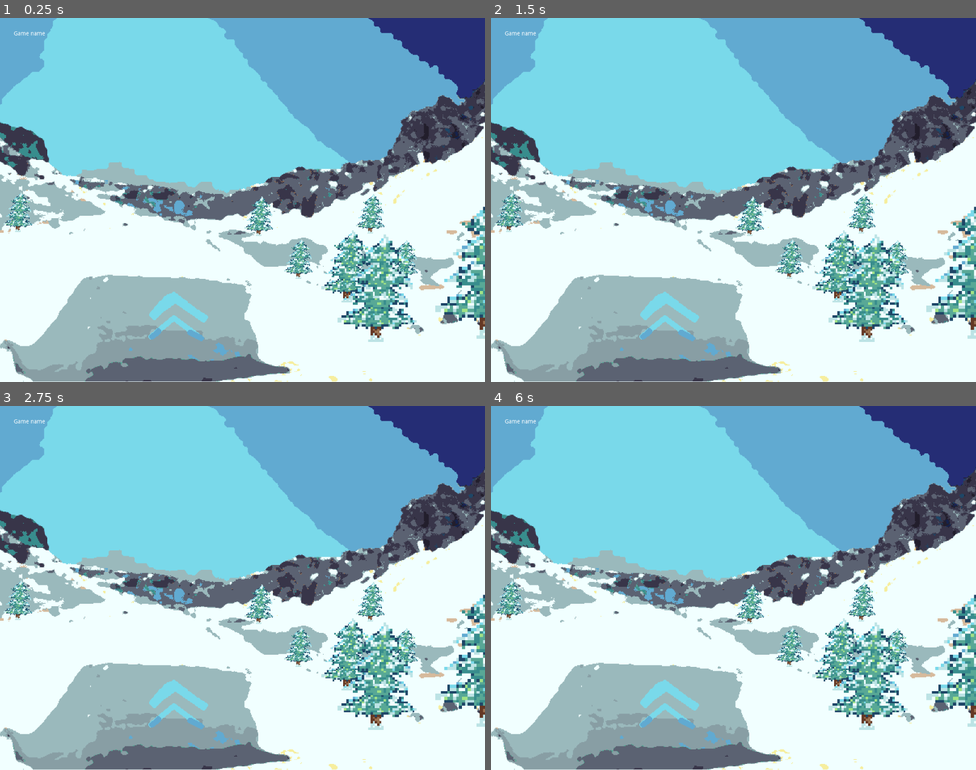
Above: before the commit, frames 1-4 (two rows, left to right).
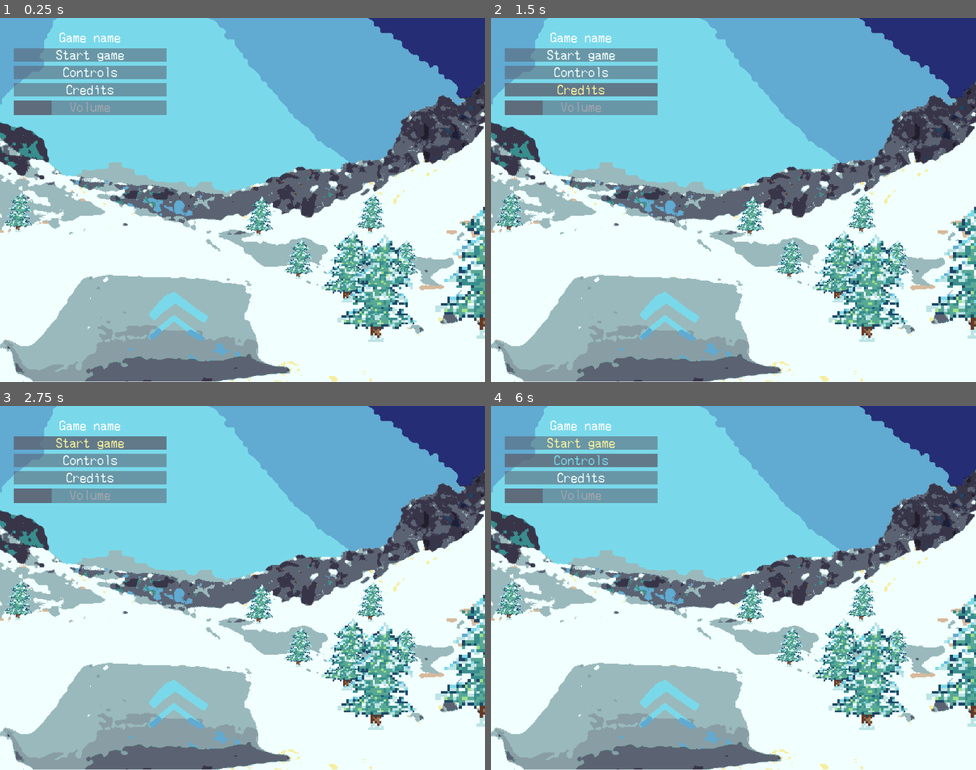
Above: after the commit, the same moments.

Repository: jiisloth/CirnoGoesSkiing
Game: Godot game, scene res://scenes/Main.tscn
Two runs of this game, one before a commit and one after it. Both use one fixed random seed, a clock stepped at 60 frames per second and the inputs below. This scene is started directly instead of the project's main scene.
Inputs (mouse positions are in pixels of both pictures, inside the frame that each line leads up to):
- Up to frame 1 (0.25 s): no input
- Up to frame 2 (1.5 s): click (583, 72) at 0.5 s, where only the run after the commit has a clickable "Controls"; click (583, 90) at 1.25 s, where only the run after the commit has a clickable "Credits"
- Up to frame 3 (2.75 s): click (92, 442) at 2 s, where only the run after the commit has a clickable "Start game"
- Up to frame 4 (6 s): click (583, 442) at 2.75 s, where only the run after the commit has a clickable "Start game"; tap Enter at 3.5, 5 s; hold Right (right) 3.53-4.28 s; hold X (indy) 3.53-4.28 s; tap Space (jump) at 3.77, 4.25, 4.52, 5.75 s; hold Left (left) 4.28-5.03 s; tap Z (melon) at 4.35 s; hold Right (right) 5.03-5.78 s; hold C (nose) 5.03-5.78 s; hold Up (up) from 5.78 s (still down); tap Down (stop) at 5.85 s

The runs differ from the first frame. In frame 1, 4.9% of the frame differs, in the area x 2-35%, y 3-27%; in frame 2, 5.0%; in frame 3, 4.9%; in frame 4, 4.9%.

Commit message:
Added laser

Diff:
--- /dev/null
+++ b/Game/scenes/Laser.gd
@@ -0,0 +1,49 @@
+extends Area2D
+
+
+var delta_time = 0
+var llen = 10
+var duration = 3
+var damage = 3
+var graze = true
+var offset = 100
+var rotatespeed = 0
+var shutdown = false
+
+func _ready():
+    $Timer.start(duration)
+    $Sprites.position.x = offset
+
+func _process(delta):
+    $Sprites.position = Vector2.UP.rotated(-rotation)*20 + Vector2(offset,0)
+    delta_time += delta
+    rotation += delta*rotatespeed
+    $Sprites/Laser.region_rect.position.x = -int(delta_time*500)%24
+    if not shutdown and llen < 2400:
+        llen += delta * 60 * 30
+        $Sprites/Laser.region_rect.size.x = int(llen)/3.0
+        $Sprites/Laser.position.x = int(llen)/2/3.0
+        $CollisionShape2D.shape.extents.x = int(llen)/2
+        $CollisionShape2D.position.x = offset + int(llen)/2
+    if shutdown:
+        if llen > 50:
+            llen -= delta * 60 * 30
+            $Sprites/Laser.region_rect.size.x = int(llen)/3.0
+            $Sprites/Laser.position.x = 2400/3.0 - int(llen)/2/3.0
+            $CollisionShape2D.shape.extents.x = int(llen)/2
+            $CollisionShape2D.position.x = offset + 2400 - int(llen)/2
+        else:
+            queue_free()
+
+
+
+func _on_Timer_timeout():
+    $Sprites/Sprite.hide()
+    shutdown = true
+
+
+func _on_Laser_body_entered(body):
+    if body.name == "Player":
+        if body.height < 20:
+            graze = false
+            body.hit(damage, 0)
--- /dev/null
+++ b/Game/scenes/Laser.tscn
@@ -0,0 +1,39 @@
+[gd_scene load_steps=5 format=2]
+
+[ext_resource path="res://img/pixelart/laserstart.png" type="Texture" id=1]
+[ext_resource path="res://img/pixelart/Laser.png" type="Texture" id=2]
+[ext_resource path="res://scenes/Laser.gd" type="Script" id=3]
+
+[sub_resource type="RectangleShape2D" id=1]
+resource_local_to_scene = true
+extents = Vector2( 5, 2 )
+
+[node name="Laser" type="Area2D"]
+position = Vector2( 161, 119 )
+script = ExtResource( 3 )
+__meta__ = {
+"_edit_group_": true
+}
+
+[node name="CollisionShape2D" type="CollisionShape2D" parent="."]
+position = Vector2( 5, 0 )
+shape = SubResource( 1 )
+
+[node name="Sprites" type="Node2D" parent="."]
+position = Vector2( 0, -10 )
+scale = Vector2( 3, 3 )
+
+[node name="Laser" type="Sprite" parent="Sprites"]
+position = Vector2( 5, 0 )
+texture = ExtResource( 2 )
+region_enabled = true
+region_rect = Rect2( 0, 0, 10, 13 )
+
+[node name="Sprite" type="Sprite" parent="Sprites"]
+texture = ExtResource( 1 )
+
+[node name="Timer" type="Timer" parent="."]
+one_shot = true
+
+[connection signal="body_entered" from="." to="." method="_on_Laser_body_entered"]
+[connection signal="timeout" from="Timer" to="." method="_on_Timer_timeout"]
--- a/Game/scenes/Main.tscn
+++ b/Game/scenes/Main.tscn
@@ -1,25 +1,108 @@
-[gd_scene load_steps=2 format=2]
+[gd_scene load_steps=13 format=2]
 
 [ext_resource path="res://img/pixelart/bg.png" type="Texture" id=1]
+[ext_resource path="res://misc/Merchant Copy.ttf" type="DynamicFontData" id=2]
+
+[sub_resource type="StyleBoxFlat" id=1]
+bg_color = Color( 0.360784, 0.388235, 0.45098, 0.568627 )
+
+[sub_resource type="ImageTexture" id=2]
+
+[sub_resource type="ImageTexture" id=3]
+
+[sub_resource type="ImageTexture" id=4]
+
+[sub_resource type="ImageTexture" id=5]
+
+[sub_resource type="StyleBoxFlat" id=6]
+bg_color = Color( 0.360784, 0.388235, 0.45098, 0.815686 )
+border_color = Color( 0.8, 0.8, 0.8, 0 )
+expand_margin_bottom = 36.0
+
+[sub_resource type="StyleBoxFlat" id=7]
+bg_color = Color( 0.968627, 0.937255, 0.623529, 0.533333 )
+border_color = Color( 0.8, 0.8, 0.8, 0 )
+expand_margin_bottom = 36.0
+
+[sub_resource type="StyleBoxFlat" id=8]
+bg_color = Color( 0.360784, 0.388235, 0.45098, 0.568627 )
+border_color = Color( 0.8, 0.8, 0.8, 0 )
+expand_margin_bottom = 36.0
+
+[sub_resource type="DynamicFont" id=9]
+size = 48
+font_data = ExtResource( 2 )
+
+[sub_resource type="Theme" id=10]
+default_font = SubResource( 9 )
+Button/colors/font_color = Color( 0.94902, 1, 1, 1 )
+Button/colors/font_color_focus = Color( 0.478431, 0.854902, 0.921569, 1 )
+Button/colors/font_color_hover = Color( 0.968627, 0.937255, 0.623529, 1 )
+Button/colors/font_color_pressed = Color( 0.478431, 0.854902, 0.921569, 1 )
+Button/styles/disabled = SubResource( 1 )
+Button/styles/focus = SubResource( 1 )
+Button/styles/hover = SubResource( 1 )
+Button/styles/normal = SubResource( 1 )
+Button/styles/pressed = SubResource( 1 )
+HSlider/icons/grabber = SubResource( 2 )
+HSlider/icons/grabber_disabled = SubResource( 3 )
+HSlider/icons/grabber_highlight = SubResource( 4 )
+HSlider/icons/tick = SubResource( 5 )
+HSlider/styles/grabber_area = SubResource( 6 )
+HSlider/styles/grabber_area_highlight = SubResource( 7 )
+HSlider/styles/slider = SubResource( 8 )
+VBoxContainer/constants/separation = 10
 
 [node name="Main" type="CanvasLayer"]
 
 [node name="Menu" type="Control" parent="."]
 anchor_right = 1.0
 anchor_bottom = 1.0
+theme = SubResource( 10 )
 
 [node name="Bg" type="Sprite" parent="Menu"]
 position = Vector2( 709, 444 )
 scale = Vector2( 2, 2 )
 texture = ExtResource( 1 )
 
-[node name="VBoxContainer" type="VBoxContainer" parent="Menu"]
+[node name="Main" type="VBoxContainer" parent="Menu"]
 margin_left = 34.0
 margin_top = 32.0
 margin_right = 412.0
 margin_bottom = 372.0
 
-[node name="Label" type="Label" parent="Menu/VBoxContainer"]
+[node name="Label" type="Label" parent="Menu/Main"]
 margin_right = 378.0
-margin_bottom = 14.0
+margin_bottom = 33.0
 text = "Game name"
+align = 1
+
+[node name="Button" type="Button" parent="Menu/Main"]
+margin_top = 43.0
+margin_right = 378.0
+margin_bottom = 76.0
+text = "Start game"
+
+[node name="Controls" type="Button" parent="Menu/Main"]
+margin_top = 86.0
+margin_right = 378.0
+margin_bottom = 119.0
+text = "Controls"
+
+[node name="Credits" type="Button" parent="Menu/Main"]
+margin_top = 129.0
+margin_right = 378.0
+margin_bottom = 162.0
+text = "Credits"
+
+[node name="HSlider" type="HSlider" parent="Menu/Main"]
+margin_top = 172.0
+margin_right = 378.0
+margin_bottom = 172.0
+value = 25.0
+
+[node name="Volume" type="Label" parent="Menu/Main/HSlider"]
+anchor_right = 1.0
+anchor_bottom = 1.0
+text = "Volume"
+align = 1
Binary file added: Game/img/pixelart/Laser.png
Not shown, added: Game/img/pixelart/Laser.png.import
Binary file added: Game/img/pixelart/Merchant Copy.ttf
Binary file added: Game/img/pixelart/laserstart.png
Not shown, added: Game/img/pixelart/laserstart.png.import
Binary file added: Game/misc/Merchant Copy.ttf
